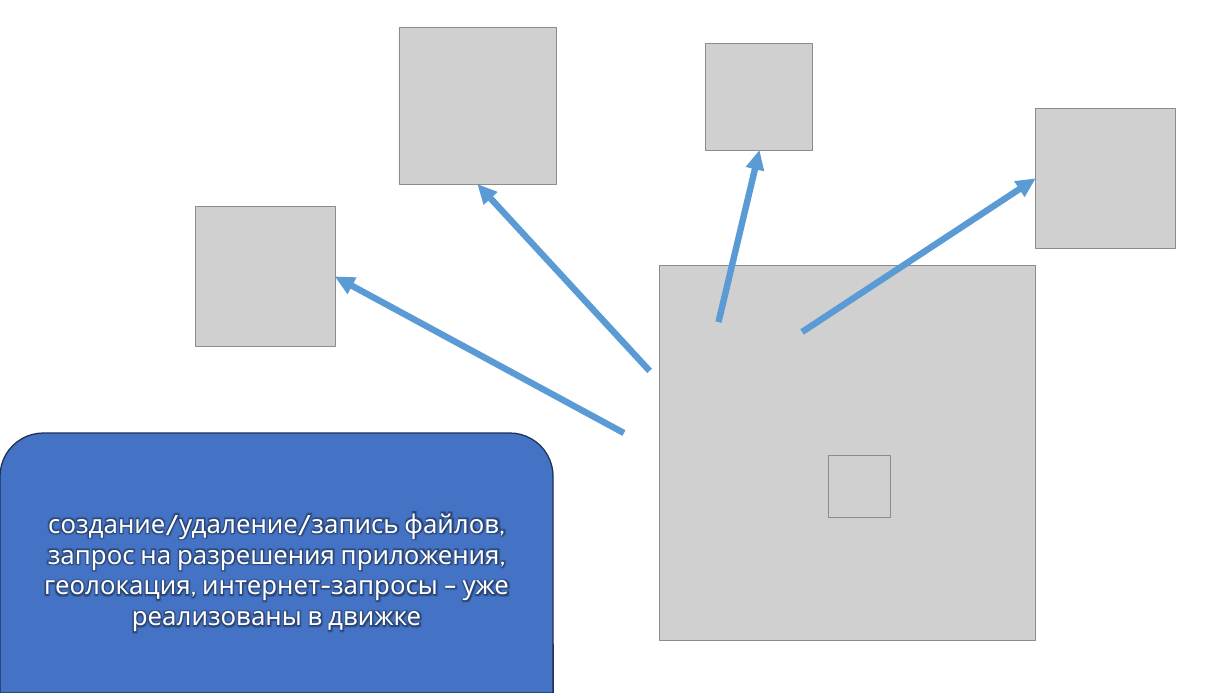
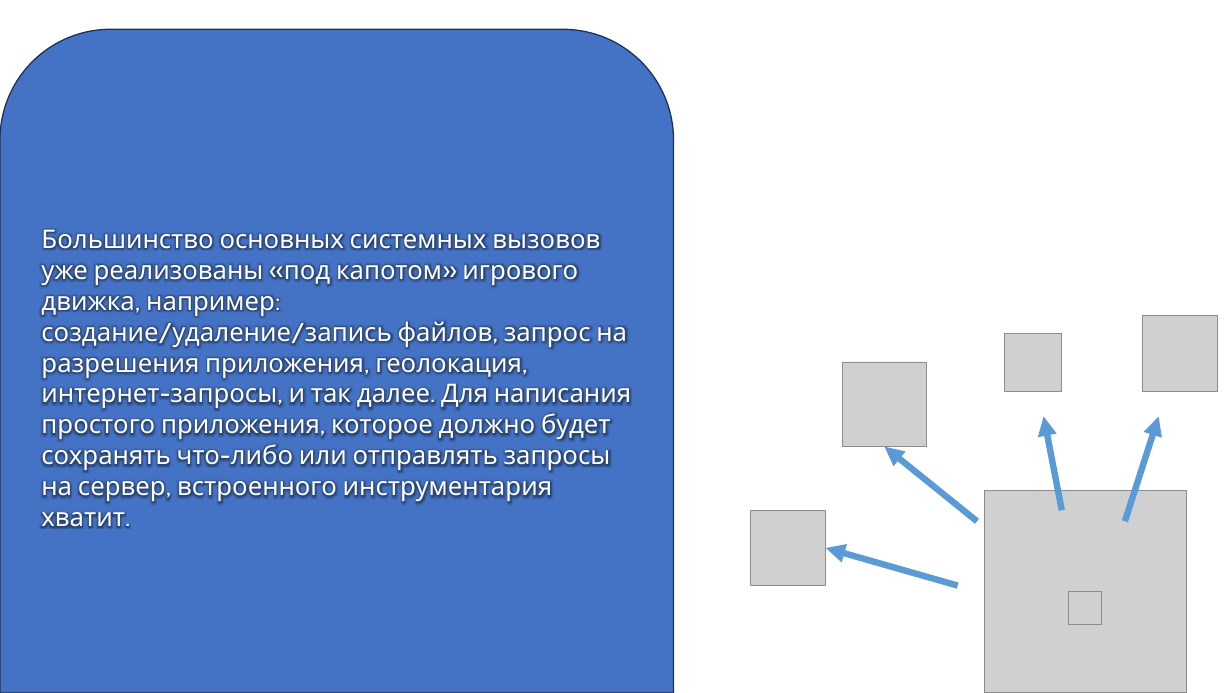
Before and after one commit to 222ZoDy222/PGU, a slide deck: slide 2 of Доклады/Интеграция Java плагина презентация.pptx. Drawn at 1232x693 pixels with LibreOffice and Linux fonts; fonts in the diff are those of the drawing; grey boxes stand for pictures. Boxes give left, top, right and bottom in pixels: in the first picture for what was removed or moved away, otherwise in the second. Text is boxed around its words. In the diff, an @@ line names an element or a change of style, - is before the commit and + after.

```diff
--- a/Доклады/Интеграция Java плагина презентация.pptx
+++ b/Доклады/Интеграция Java плагина презентация.pptx
@@ round same rect "Большинство основных системных вызовов уже ...": place and size @@
-round same rect "Большинство основных системных вызовов уже ..." at (0, 433, 554, 693)
+round same rect "Большинство основных системных вызовов уже ..." at (0, 30, 674, 693)
@@ text in round same rect at (41, 229, 631, 528): text changed @@
-создание/удаление/запись файлов, запрос на разрешения приложения, геолокация, интернет-запросы – уже реализованы в движке
+Большинство основных системных вызовов уже реализованы «под капотом» игрового движка, например: создание/удаление/запись файлов, запрос на разрешения приложения, геолокация, интернет-запросы, и так далее. Для написания простого приложения, которое должно будет сохранять что-либо или отправлять запросы на сервер, встроенного инструментария хватит.
@@ picture: place and size @@
-picture at (1036, 109, 1176, 249)
+picture at (1142, 316, 1217, 391)
@@ picture: place and size @@
-picture at (706, 43, 813, 151)
+picture at (1005, 334, 1062, 391)
@@ picture: place and size @@
-picture at (399, 27, 556, 184)
+picture at (843, 362, 928, 447)
@@ arrow moved from (719, 323) - (760, 151) to (1062, 510) - (1043, 417) @@
@@ arrow moved from (802, 332) - (1036, 178) to (1125, 521) - (1159, 417) @@
@@ arrow moved from (650, 371) - (478, 185) to (977, 521) - (884, 447) @@
@@ picture: place and size @@
-picture at (660, 265, 1036, 641)
+picture at (984, 491, 1187, 693)
@@ picture: place and size @@
-picture at (196, 207, 335, 347)
+picture at (750, 510, 825, 585)
@@ arrow moved from (624, 433) - (335, 276) to (958, 586) - (826, 548) @@
@@ picture: place and size @@
-picture at (829, 456, 891, 518)
+picture at (1069, 592, 1103, 625)
```
Also in this commit, not shown: 3 other slides changed, 5 slides added, 4 slides removed.
